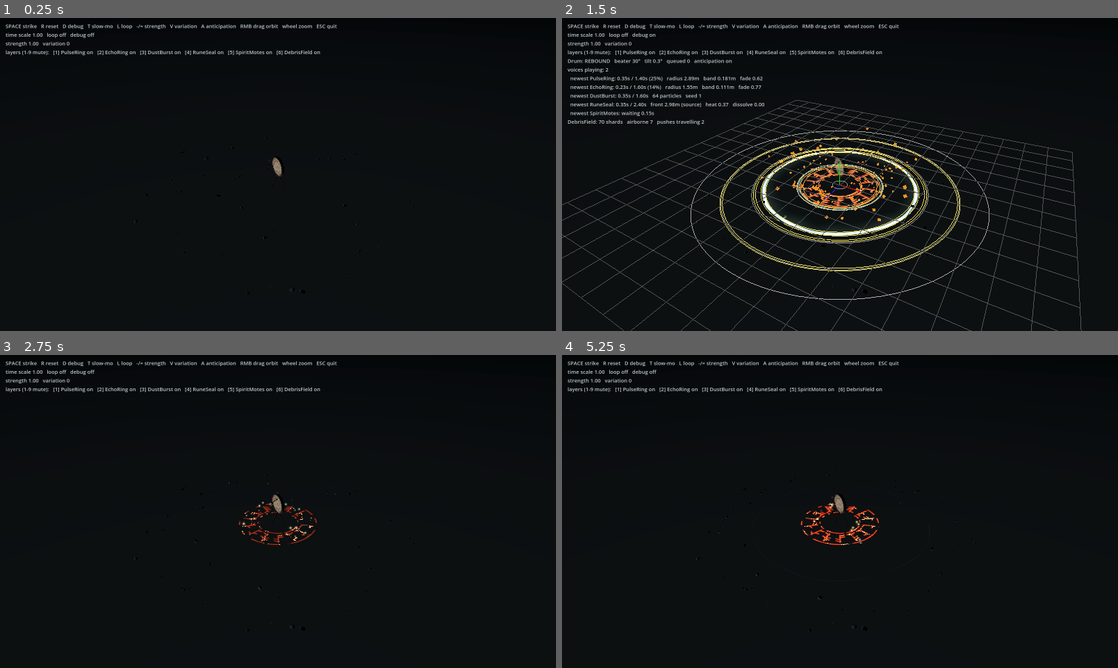
Above: before the commit, frames 1-4 (two rows, left to right).
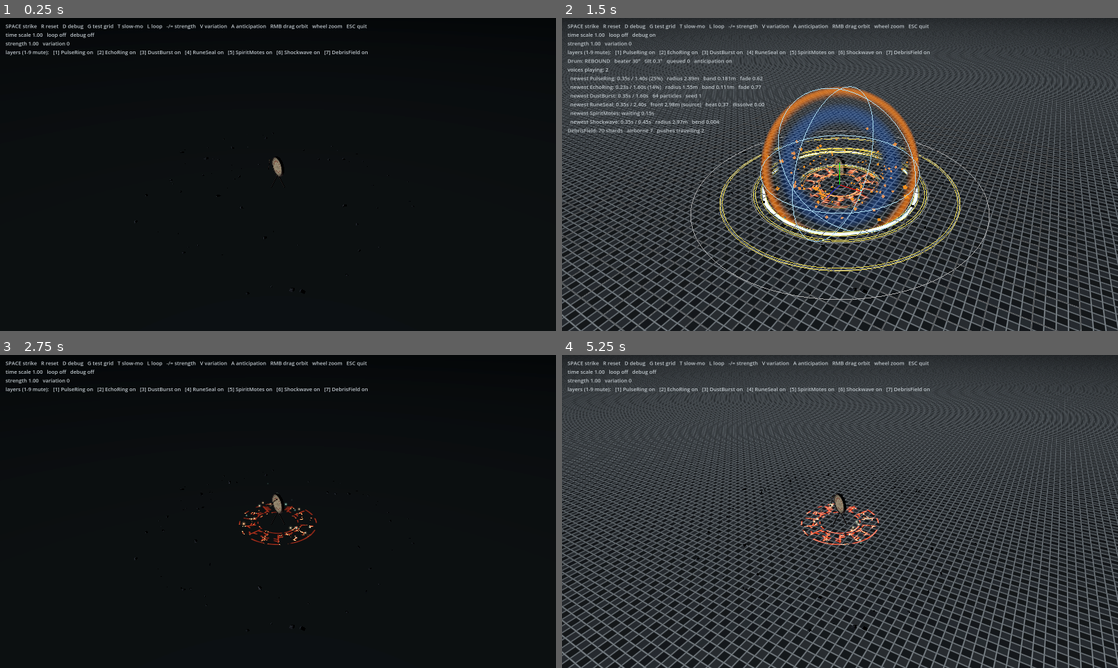
Above: after the commit, the same moments.

Repository: BilguunTs/vfx-lab
Game: Godot game, scene res://lab/lab.tscn
The game is run twice, just before and just after one commit, with the same random seed, the same clock (stepped at 60 frames per second) and the same inputs.
Inputs (mouse positions are in pixels of both pictures, inside the frame that each line leads up to):
- Up to frame 1 (0.25 s): no input
- Up to frame 2 (1.5 s): move the mouse to (962, 158) at 0.52 s; hold D 0.53-1.25 s; tap G at 0.6 s; click (962, 158) at 0.67 s; tap Space at 0.77 s; drag from (728, 190) to (812, 237) at 1.27 s
- Up to frame 3 (2.75 s): move the mouse to (333, 442) at 2.02 s; hold D from 2.03 s (still down); tap Q at 2.1 s; tap G at 2.3 s
- Up to frame 4 (5.25 s): release D at 2.75 s; drag from (812, 574) to (673, 464) at 2.77 s; tap Enter at 3.5 s; move the mouse to (1006, 558) at 3.52 s; hold A 3.53-4.25 s; tap P at 3.6 s; tap Space at 3.77 s; tap G at 3.8 s; drag from (673, 464) to (756, 433) at 4.27 s; move the mouse to (867, 511) at 5.02 s; hold A from 5.03 s (still down); tap N at 5.1 s; click (867, 511) at 5.17 s

The runs differ from the first frame. In frame 1, 0.5% of the frame differs, in the area x 15-67%, y 2-12%; in frame 2, 78%; in frame 3, 0.5%; in frame 4, 81%, in the area x 0-100%, y 0-100%.

Commit message:
Shockwave: air distortion ripple layer for the drum strike
experiments/07_shockwave: an expanding sphere whose shader re-samples the screen texture,
pushing the background outward in a band at the front with a small inward rebound. Standalone
trigger(strength); added as the Shockwave layer of the drum voice (key 6 mutes it).
Shaders warm up invisibly at load to avoid a hitch on the first strike.

Lab: G toggles a test grid (gridded floor and backdrop) so distortion has lines to bend;
debug tints the wave (orange push, blue rebound).

Diff:
--- a/experiments/05_drum_strike/drum_strike.gd
+++ b/experiments/05_drum_strike/drum_strike.gd
@@ -28,7 +28,12 @@
 	var prototype := voice_scene.instantiate()
 	for child in prototype.get_children():
 		_voice_layer_names.append(child.name)
-	prototype.free()
+	# Keep the prototype in the tree for a couple of frames (all layers idle, nothing visible)
+	# so the layers' shaders compile at load time instead of stalling the first strike.
+	add_child(prototype)
+	await get_tree().process_frame
+	await get_tree().process_frame
+	prototype.queue_free()
 
 
 func play() -> void:
--- a/experiments/05_drum_strike/drum_voice.tscn
+++ b/experiments/05_drum_strike/drum_voice.tscn
@@ -1,9 +1,10 @@
-[gd_scene load_steps=5 format=3]
+[gd_scene load_steps=6 format=3]
 
 [ext_resource type="PackedScene" path="res://experiments/04_energy_ring/energy_ring.tscn" id="2_ring"]
 [ext_resource type="PackedScene" path="res://experiments/05_drum_strike/dust_burst.tscn" id="3_dust"]
 [ext_resource type="Script" path="res://experiments/05_drum_strike/rune_seal.gd" id="4_seal"]
 [ext_resource type="PackedScene" path="res://experiments/05_drum_strike/spirit_motes.tscn" id="5_motes"]
+[ext_resource type="PackedScene" path="res://experiments/07_shockwave/shockwave.tscn" id="6_wave"]
 
 [node name="DrumVoice" type="Node3D"]
 
@@ -29,3 +30,6 @@
 ignition_source = NodePath("../PulseRing")
 
 [node name="SpiritMotes" parent="." instance=ExtResource("5_motes")]
+
+[node name="Shockwave" parent="." instance=ExtResource("6_wave")]
+transform = Transform3D(1, 0, 0, 0, 1, 0, 0, 0, 1, 0, 0.85, 0)
--- /dev/null
+++ b/experiments/07_shockwave/shockwave.gd
@@ -0,0 +1,152 @@
+extends Node3D
+## Shockwave — a one-shot ripple of air that bends the background outward from this node.
+## Self-contained: call trigger(strength) (or play()) and it runs once. Knows nothing about
+## drums; experiment 05 uses it as a layer of the strike.
+##
+## A sphere mesh grows from 0 to max_radius, decelerating like a real blast front, while the
+## distortion strength decays. See shockwave.gdshader for how the bending works.
+
+const SHADER := preload("res://experiments/07_shockwave/shockwave.gdshader")
+
+## Wait after play() before the wave starts.
+@export_range(0.0, 2.0, 0.01, "suffix:s") var start_delay := 0.0
+@export_range(0.1, 10.0, 0.05, "suffix:m") var max_radius := 3.0
+@export_range(0.05, 3.0, 0.01, "suffix:s") var lifetime := 0.45
+## How the radius grows: high = bursts out fast, then crawls (a blast front decelerates).
+@export_range(1.0, 8.0, 0.1) var expansion_sharpness := 3.0
+## Peak bend, in fractions of the screen. 0.025 = 2.5 % of the screen width at the front.
+@export_range(0.0, 0.2, 0.001) var amplitude := 0.04
+## How fast the bend fades: higher = mostly at the start.
+@export_range(0.2, 5.0, 0.05) var decay := 1.5
+## Width of the push band, as a fraction of the wave's projected radius.
+@export_range(0.05, 1.0, 0.01) var front_width := 0.35
+## Inward lobe behind the front (the air springing back), relative to the push.
+@export_range(0.0, 1.0, 0.01) var rebound := 0.35
+## Faint brightening at the front.
+@export_range(0.0, 0.5, 0.005) var edge_light := 0.1
+## Colour split along the bend. Keep 0 for air; a little reads as "magical".
+@export_range(0.0, 1.0, 0.01) var chroma := 0.0
+
+var _elapsed := 0.0
+var _playing := false
+var _strength := 1.0
+var _radius := 0.0
+var _amp := 0.0
+var _material := ShaderMaterial.new()
+var _sphere: MeshInstance3D
+var _debug := false
+var _debug_mesh := ImmediateMesh.new()
+var _debug_view: MeshInstance3D
+
+
+func _ready() -> void:
+	var mesh := SphereMesh.new()
+	mesh.radius = 1.0
+	mesh.height = 2.0
+	mesh.radial_segments = 48
+	mesh.rings = 24
+	_material.shader = SHADER
+	_sphere = MeshInstance3D.new()
+	_sphere.mesh = mesh
+	_sphere.material_override = _material
+	_sphere.cast_shadow = GeometryInstance3D.SHADOW_CASTING_SETTING_OFF
+	add_child(_sphere)
+	_debug_view = DebugDraw.make_view(_debug_mesh)
+	_debug_view.visible = false
+	add_child(_debug_view)
+	reset()
+	# Draw once, invisibly (amplitude 0 -> alpha 0), so the shader is compiled now rather
+	# than stalling the frame of the first trigger.
+	_material.set_shader_parameter("amplitude", 0.0)
+	_sphere.visible = true
+	await get_tree().process_frame
+	await get_tree().process_frame
+	if not _playing:
+		_sphere.visible = false
+
+
+## Plays the wave once at the given strength (1 = as authored).
+func trigger(strength := 1.0) -> void:
+	set_strength(strength)
+	play()
+
+
+func play() -> void:
+	_elapsed = -start_delay
+	_playing = true
+	_apply(0.0)
+
+
+## Bend × s, size × s^0.6, duration × s^0.3: a harder hit is mostly bigger and stronger.
+func set_strength(value: float) -> void:
+	_strength = maxf(value, 0.05)
+
+
+func set_variation(_index: int) -> void:
+	pass # nothing random yet
+
+
+func is_active() -> bool:
+	return _playing
+
+
+func reset() -> void:
+	_playing = false
+	_sphere.visible = false
+	_debug_view.visible = false
+
+
+func set_debug(enabled: bool) -> void:
+	_debug = enabled
+	_material.set_shader_parameter("debug_tint", enabled)
+
+
+func get_debug_text() -> String:
+	if not _playing:
+		return "%s: idle" % name
+	if _elapsed < 0.0:
+		return "%s: waiting %.2fs" % [name, -_elapsed]
+	return "%s: %.2fs / %.2fs   radius %.2fm   bend %.3f" % [name, _elapsed, _lifetime(), _radius, _amp]
+
+
+func _process(delta: float) -> void:
+	if not _playing:
+		return
+	_elapsed += delta
+	if _elapsed >= _lifetime():
+		reset()
+		return
+	_apply(maxf(_elapsed, 0.0) / _lifetime())
+
+
+func _apply(t: float) -> void:
+	var waiting := _elapsed < 0.0
+	_sphere.visible = not waiting
+	_radius = _max_radius() * (1.0 - pow(1.0 - t, expansion_sharpness))
+	_amp = amplitude * _strength * pow(1.0 - t, decay)
+	_sphere.scale = Vector3.ONE * maxf(_radius, 0.001)
+	_material.set_shader_parameter("amplitude", _amp)
+	_material.set_shader_parameter("front_width", front_width)
+	_material.set_shader_parameter("rebound", rebound)
+	_material.set_shader_parameter("edge_light", edge_light * _strength * pow(1.0 - t, decay))
+	_material.set_shader_parameter("chroma", chroma)
+	_debug_view.visible = _debug and not waiting
+	if _debug_view.visible:
+		_debug_mesh.clear_surfaces()
+		_debug_mesh.surface_begin(Mesh.PRIMITIVE_LINES)
+		_debug_mesh.surface_set_color(Color(0.6, 0.85, 1.0))
+		for plane in [[Vector3.RIGHT, Vector3.UP], [Vector3.RIGHT, Vector3.BACK], [Vector3.UP, Vector3.BACK]]:
+			for s in 48:
+				var a0 := TAU * s / 48.0
+				var a1 := TAU * (s + 1) / 48.0
+				_debug_mesh.surface_add_vertex((plane[0] * cos(a0) + plane[1] * sin(a0)) * _radius)
+				_debug_mesh.surface_add_vertex((plane[0] * cos(a1) + plane[1] * sin(a1)) * _radius)
+		_debug_mesh.surface_end()
+
+
+func _max_radius() -> float:
+	return max_radius * pow(_strength, 0.6)
+
+
+func _lifetime() -> float:
+	return lifetime * pow(_strength, 0.3)
--- /dev/null
+++ b/experiments/07_shockwave/shockwave.gdshader
@@ -0,0 +1,63 @@
+// Shockwave — an expanding sphere of compressed air that bends what's behind it outward.
+//
+// Nothing is drawn: the shader re-samples the already-rendered screen with an offset. The
+// sphere's front faces cover the wave's area on screen; the offset is strongest near the
+// silhouette (where we look through the most compressed air, tangent to the shell) and pushes
+// pixels away from the sphere's centre. A smaller inward lobe behind the front is the rebound,
+// so the air wobbles once instead of just bulging.
+//
+// Godot's screen texture only holds opaque geometry. Where the offset is zero the shader is
+// fully transparent, so transparent effects behind the sphere still show; inside the wave band
+// they are replaced by the (distorted) opaque scene.
+shader_type spatial;
+render_mode unshaded, blend_mix, depth_draw_never, cull_back, shadows_disabled, fog_disabled;
+
+uniform sampler2D screen_tex : hint_screen_texture, filter_linear_mipmap, repeat_disable;
+
+uniform float amplitude = 0.025;  // max offset, in screen-UV units (fraction of the screen)
+uniform float front_width = 0.35; // width of the push band, as a fraction of the rim (0..1)
+uniform float rebound = 0.35;     // inward lobe behind the front, relative to the push
+uniform float edge_light = 0.0;   // faint brightening at the front (already faded by the script)
+uniform float chroma = 0.0;       // colour split along the offset (0 = none)
+uniform bool debug_tint = false;  // colour the bend: orange = pushed out, blue = pulled back
+
+float lobe(float x, float center, float width) {
+	float d = (x - center) / width;
+	return exp(-d * d * 4.0);
+}
+
+void fragment() {
+	// 0 looking straight through the sphere's middle, 1 at its silhouette.
+	float rim = 1.0 - clamp(dot(NORMAL, VIEW), 0.0, 1.0);
+	rim = sqrt(rim); // spread the profile more evenly across the projected disc
+
+	float push = lobe(rim, 1.0 - front_width * 0.5, front_width * 0.5);
+	float back = lobe(rim, 1.0 - front_width * 1.4, front_width * 0.6);
+	float profile = push - rebound * back;
+	// Fade to zero exactly at the silhouette, so the wave has no hard outer outline.
+	profile *= 1.0 - smoothstep(0.93, 1.0, rim);
+
+	// Direction: away from the sphere's centre as seen on screen.
+	vec4 c = PROJECTION_MATRIX * VIEW_MATRIX * vec4(MODEL_MATRIX[3].xyz, 1.0);
+	vec2 center_uv = c.xy / c.w * 0.5 + 0.5;
+	vec2 dir = SCREEN_UV - center_uv;
+	dir = length(dir) > 1e-5 ? normalize(dir) : vec2(0.0);
+	// Sampling *closer* to the centre makes the image appear pushed outward.
+	vec2 offset = -dir * profile * amplitude;
+
+	vec3 col;
+	if (chroma > 0.0) {
+		col.r = textureLod(screen_tex, SCREEN_UV + offset * (1.0 + chroma), 0.0).r;
+		col.g = textureLod(screen_tex, SCREEN_UV + offset, 0.0).g;
+		col.b = textureLod(screen_tex, SCREEN_UV + offset * (1.0 - chroma), 0.0).b;
+	} else {
+		col = textureLod(screen_tex, SCREEN_UV + offset, 0.0).rgb;
+	}
+	ALBEDO = col * (1.0 + edge_light * push);
+	// Only cover the screen where we actually bend it.
+	ALPHA = clamp(abs(profile) * 6.0, 0.0, 1.0) * step(1e-5, amplitude);
+	if (debug_tint) {
+		vec3 tint = profile > 0.0 ? vec3(1.0, 0.45, 0.1) : vec3(0.15, 0.45, 1.0);
+		ALBEDO = mix(ALBEDO, tint, clamp(abs(profile), 0.0, 1.0) * 0.6);
+	}
+}
--- /dev/null
+++ b/experiments/07_shockwave/shockwave.tscn
@@ -0,0 +1,6 @@
+[gd_scene load_steps=2 format=3]
+
+[ext_resource type="Script" path="res://experiments/07_shockwave/shockwave.gd" id="1_wave"]
+
+[node name="Shockwave" type="Node3D"]
+script = ExtResource("1_wave")
--- a/lab/lab.gd
+++ b/lab/lab.gd
@@ -7,7 +7,10 @@
 
 const SLOW_MOTION := 0.2
 const STRENGTH_STEP := 0.25
-const CONTROLS := "SPACE strike   R reset   D debug   T slow-mo   L loop   -/= strength   V variation   A anticipation   RMB drag orbit   wheel zoom   ESC quit"
+const TEST_PATTERN := preload("res://lab/test_pattern.gdshader")
+const BACKDROP_SIZE := Vector2(16.0, 8.0)
+const BACKDROP_DISTANCE := 5.0
+const CONTROLS := "SPACE strike   R reset   D debug   G test grid   T slow-mo   L loop   -/= strength   V variation   A anticipation   RMB drag orbit   wheel zoom   ESC quit"
 
 @export var play_on_start := true
 ## Seconds between strikes while looping.
@@ -23,6 +26,10 @@
 var _loop_timer := 0.0
 var _debug_view: MeshInstance3D
 var _effect: Node
+var _test_grid := false
+var _floor_material: Material
+var _grid_floor := ShaderMaterial.new()
+var _backdrop: MeshInstance3D
 
 @onready var _camera := $Camera
 @onready var _info: Label = $HUD/Info
@@ -39,6 +46,7 @@
 	if striker and not striker.visible:
 		striker = null
 
+	_build_test_grid()
 	_debug_view = _build_debug_guides()
 	add_child(_debug_view)
 	_set_debug(false)
@@ -59,6 +67,8 @@
 			_reset()
 		KEY_D:
 			_set_debug(not _debug)
+		KEY_G:
+			_set_test_grid(not _test_grid)
 		KEY_T:
 			Engine.time_scale = 1.0 if Engine.time_scale < 1.0 else SLOW_MOTION
 		KEY_L:
@@ -85,6 +95,8 @@
 
 
 func _process(delta: float) -> void:
+	if _test_grid:
+		_place_backdrop()
 	if _looping:
 		_loop_timer += delta
 		if _loop_timer >= loop_interval:
@@ -115,6 +127,42 @@
 	if striker:
 		striker.reset()
 	_camera.reset_view()
+
+
+## Test grid: swaps the floor for a line grid and puts a gridded wall behind the scene, so
+## distortion effects (the shockwave) have straight lines to bend. Plain flat colours hide them.
+func _set_test_grid(enabled: bool) -> void:
+	_test_grid = enabled
+	$Floor.set_surface_override_material(0, _grid_floor if enabled else _floor_material)
+	_backdrop.visible = enabled
+	if enabled:
+		_place_backdrop()
+
+
+func _build_test_grid() -> void:
+	_floor_material = $Floor.get_surface_override_material(0)
+	_grid_floor.shader = TEST_PATTERN
+	var wall_material := ShaderMaterial.new()
+	wall_material.shader = TEST_PATTERN
+	wall_material.set_shader_parameter("quad_size", BACKDROP_SIZE)
+	var quad := QuadMesh.new()
+	quad.size = BACKDROP_SIZE
+	quad.material = wall_material
+	_backdrop = MeshInstance3D.new()
+	_backdrop.mesh = quad
+	_backdrop.cast_shadow = GeometryInstance3D.SHADOW_CASTING_SETTING_OFF
+	_backdrop.visible = false
+	add_child(_backdrop)
+
+
+## Keeps the wall upright on the far side of the scene from the camera, facing it.
+func _place_backdrop() -> void:
+	var away: Vector3 = -_camera.global_position
+	away.y = 0.0
+	away = away.normalized() if away.length() > 0.01 else Vector3.FORWARD
+	_backdrop.global_position = away * BACKDROP_DISTANCE + Vector3.UP * (BACKDROP_SIZE.y * 0.5)
+	_backdrop.look_at(_backdrop.global_position + away, Vector3.UP)
+	_backdrop.rotate_object_local(Vector3.UP, PI) # QuadMesh faces +Z; look_at points -Z
 
 
 func _set_debug(enabled: bool) -> void:
--- /dev/null
+++ b/lab/test_pattern.gdshader
@@ -0,0 +1,28 @@
+// Lab test pattern: a grid of lines over a faint checker, for judging distortion effects.
+// A bend is invisible on a flat colour and obvious on straight lines. Toggled with G in the lab.
+shader_type spatial;
+render_mode unshaded;
+
+uniform vec3 base_color : source_color = vec3(0.13, 0.14, 0.15);
+uniform vec3 line_color : source_color = vec3(0.5, 0.53, 0.55);
+uniform float cell = 0.25;        // metres between lines
+uniform float line_width = 0.08;  // fraction of a cell
+// 0: lay the grid out in world XZ (floor). Otherwise: UV × this size in metres (a quad).
+uniform vec2 quad_size = vec2(0.0);
+
+varying vec3 v_world;
+
+void vertex() {
+	v_world = (MODEL_MATRIX * vec4(VERTEX, 1.0)).xyz;
+}
+
+void fragment() {
+	vec2 p = (quad_size.x > 0.0 ? UV * quad_size : v_world.xz) / cell;
+	vec2 d = abs(fract(p + 0.5) - 0.5);           // distance to the nearest line, in cells
+	vec2 aa = fwidth(p);
+	vec2 l = 1.0 - smoothstep(line_width * 0.5 - aa, line_width * 0.5 + aa, d);
+	float line = max(l.x, l.y);
+	vec2 c = floor(p);
+	float checker = mod(c.x + c.y, 2.0);
+	ALBEDO = mix(base_color * (0.8 + 0.4 * checker), line_color, line);
+}
Not shown, added: experiments/07_shockwave/shockwave.gd.uid
Not shown, added: experiments/07_shockwave/shockwave.gdshader.uid
Not shown, added: lab/test_pattern.gdshader.uid
Not shown, changed: docs/EXPERIMENT_LOG.md
